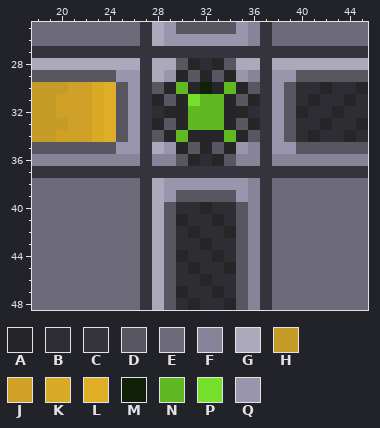
Pixel-art file -- assets/sprites/module_sprite_64x64.aseprite. That is the earlier state.
65x65 pixels, 1 frame. Colours within 5 levels of each other are drawn and written as one. Shown: x 18..45, y 25..48.
Palette (. is transparent): A #262629  B #2d2d33  C #35343d  D #585761  E #6d6b7a  F #878499  G #aca9bd  H #c59c28  J #cfa227  K #d9aa26  L #dfae26  M #112107  N #60b823  P #75e02b  Q #9895ad
Pixels before, first column x 18:
25 EEEEEEEEECGQDDDDDQFCEEEEEEEE
26 EEEEEEEEECGQQQQQQQFCEEEEEEEE
27 CCCCCCCCCCCCCCCCCCCCCCCCCCCC
28 GGGGGGGGGCGGDABADGGCGGGGGGGG
29 DDDDDDDQQCGQADADAQFCQQDDDDDD
30 HHHJJKLDQCDANAMANADCQDBBABBA
31 HHJJJKLDQCADAPNNADACQDBABBAB
32 HHJJJKLDQCBAANNNAABCQDABBABB
33 HHHJJKLDQCADANNNADACQDBBABBA
34 HHJJJKLDQCDANAAANADCQDBABBAB
35 DDDDDDDQQCGQADADAQFCQQDDDDDD
36 FFFFFFFFFCFFDABADFFCFFFFFFFF
37 CCCCCCCCCCCCCCCCCCCCCCCCCCCC
38 EEEEEEEEECGQQQQQQQFCEEEEEEEE
39 EEEEEEEEECGQDDDDDQFCEEEEEEEE
40 EEEEEEEEECGDBBABBDFCEEEEEEEE
41 EEEEEEEEECGDABBABDFCEEEEEEEE
42 EEEEEEEEECGDBABBADFCEEEEEEEE
43 EEEEEEEEECGDBBABBDFCEEEEEEEE
44 EEEEEEEEECGDABBABDFCEEEEEEEE
45 EEEEEEEEECGDBABBADFCEEEEEEEE
46 EEEEEEEEECGDBBABBDFCEEEEEEEE
47 EEEEEEEEECGDABBABDFCEEEEEEEE
48 EEEEEEEEECGDBABBADFCEEEEEEEE
After:
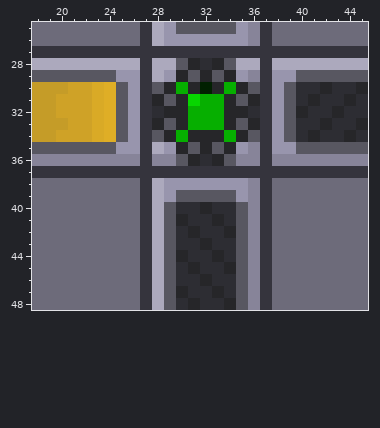
Changes in this commit:
colour M: #112107 -> #012000
colour N: #60b823 -> #06af00
colour P: #75e02b -> #07d600
Where, in picture pixels (left, top, right, bottom), the same in both pictures:
changed: (176, 82, 236, 142)
